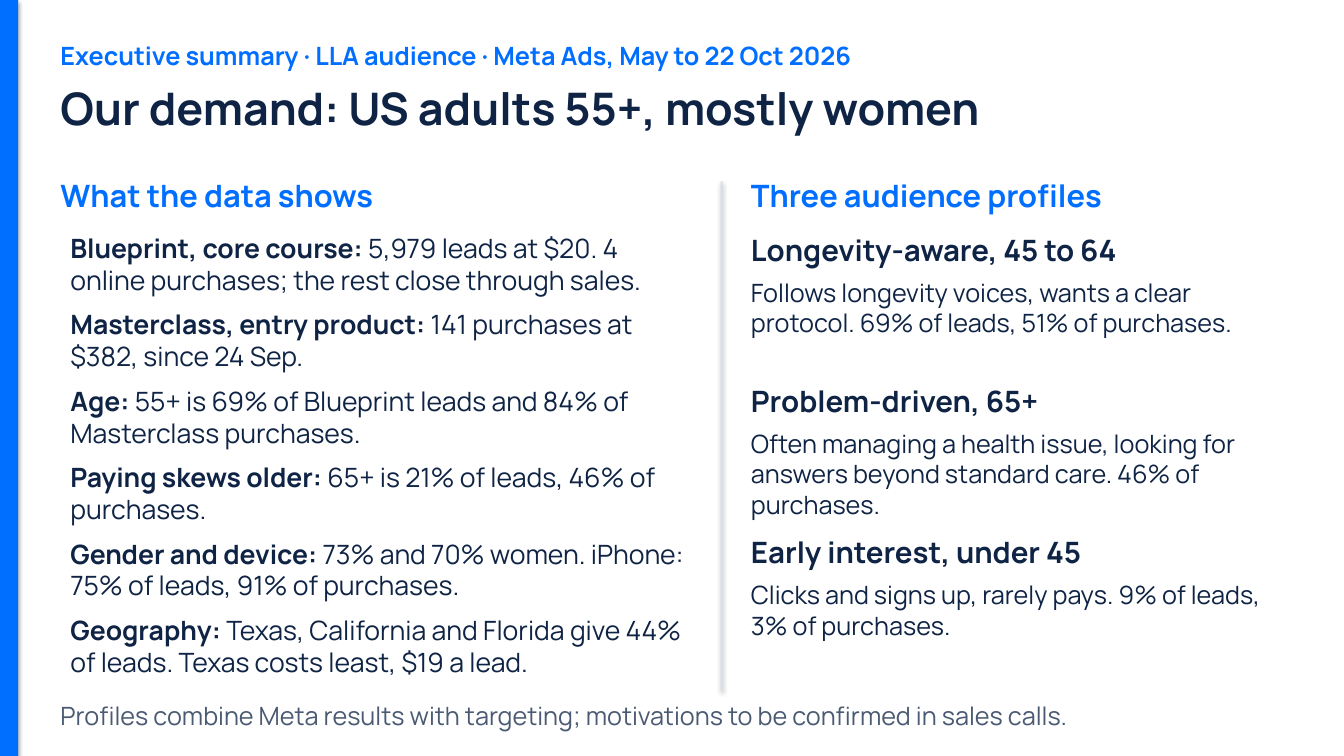
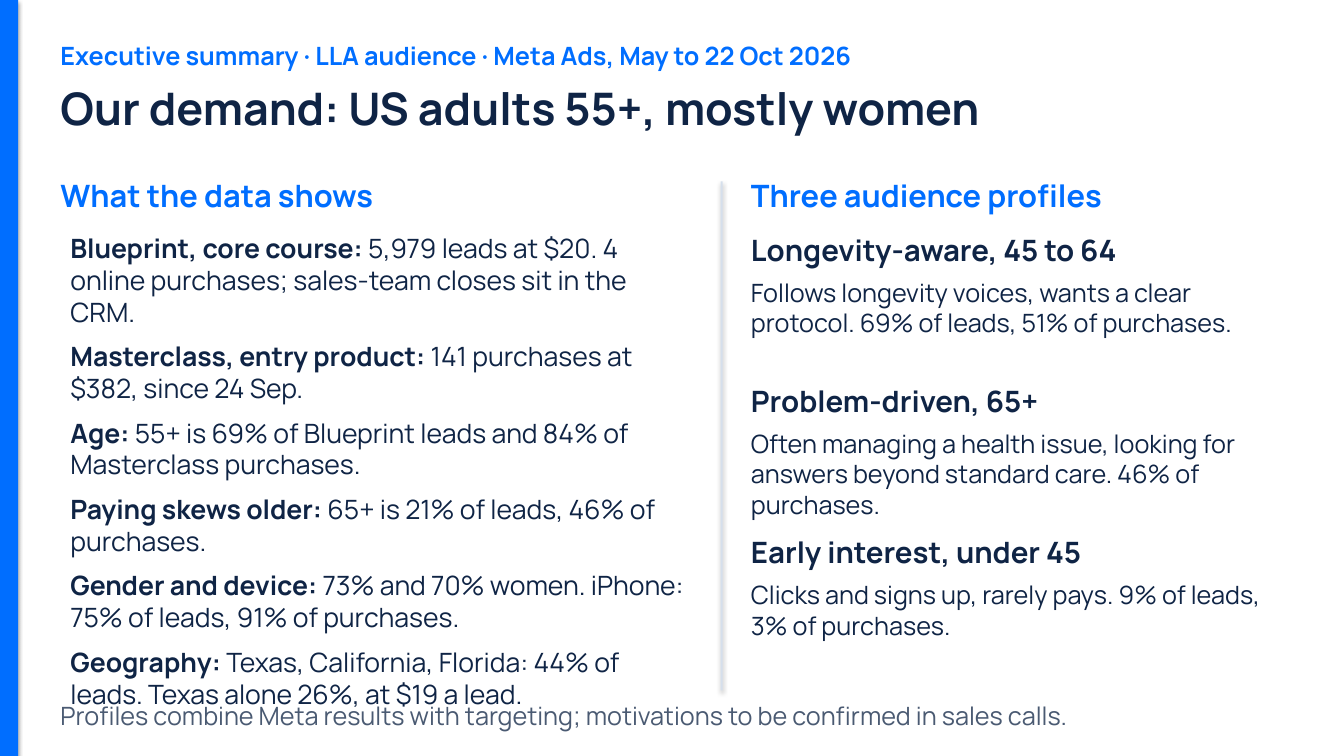
Before and after one commit to gitteromri-ux/julie-ceo-launch-report, a slide deck: slide 1 of audience-2026-10-22/LLA_Audience_Exec.pptx. Drawn at 1344x756 pixels with LibreOffice and Linux fonts; fonts in the diff are those of the drawing. Boxes give left, top, right and bottom in pixels: in the first picture for what was removed or moved away, otherwise in the second. Text is boxed around its words. In the diff, an @@ line names an element or a change of style, - is before the commit and + after.

```diff
--- a/audience-2026-10-22/LLA_Audience_Exec.pptx
+++ b/audience-2026-10-22/LLA_Audience_Exec.pptx
@@ text at (70, 236, 627, 323): text changed @@
-Blueprint, core course: 5,979 leads at $20. 4 online purchases; the rest close through sales.
+Blueprint, core course: 5,979 leads at $20. 4 online purchases; sales-team closes sit in the CRM.
@@ text at (70, 652, 619, 709): text changed @@
-Geography: Texas, California and Florida give 44% of leads. Texas costs least, $19 a lead.
+Geography: Texas, California, Florida: 44% of leads. Texas alone 26%, at $19 a lead.
```
Also in this commit, not shown: 1 other file.
